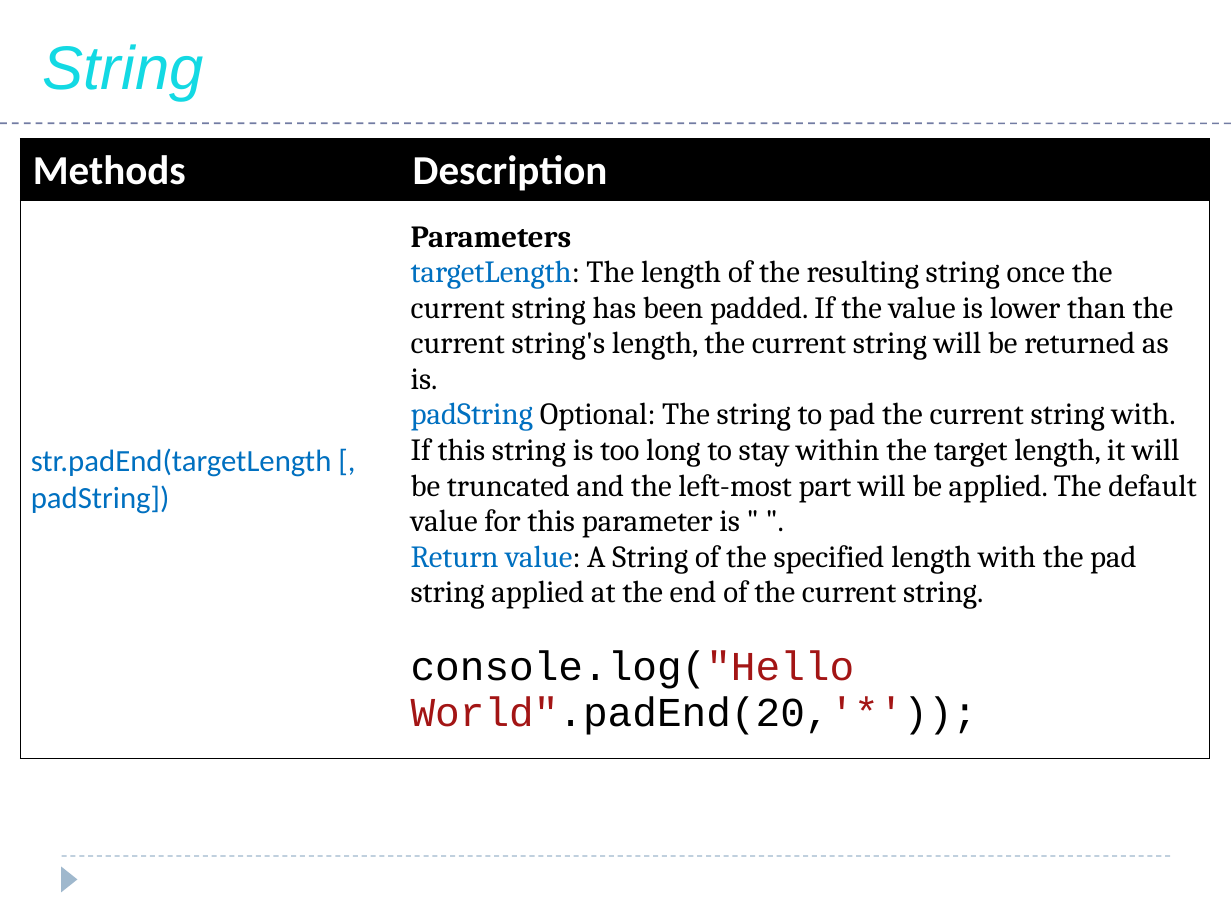
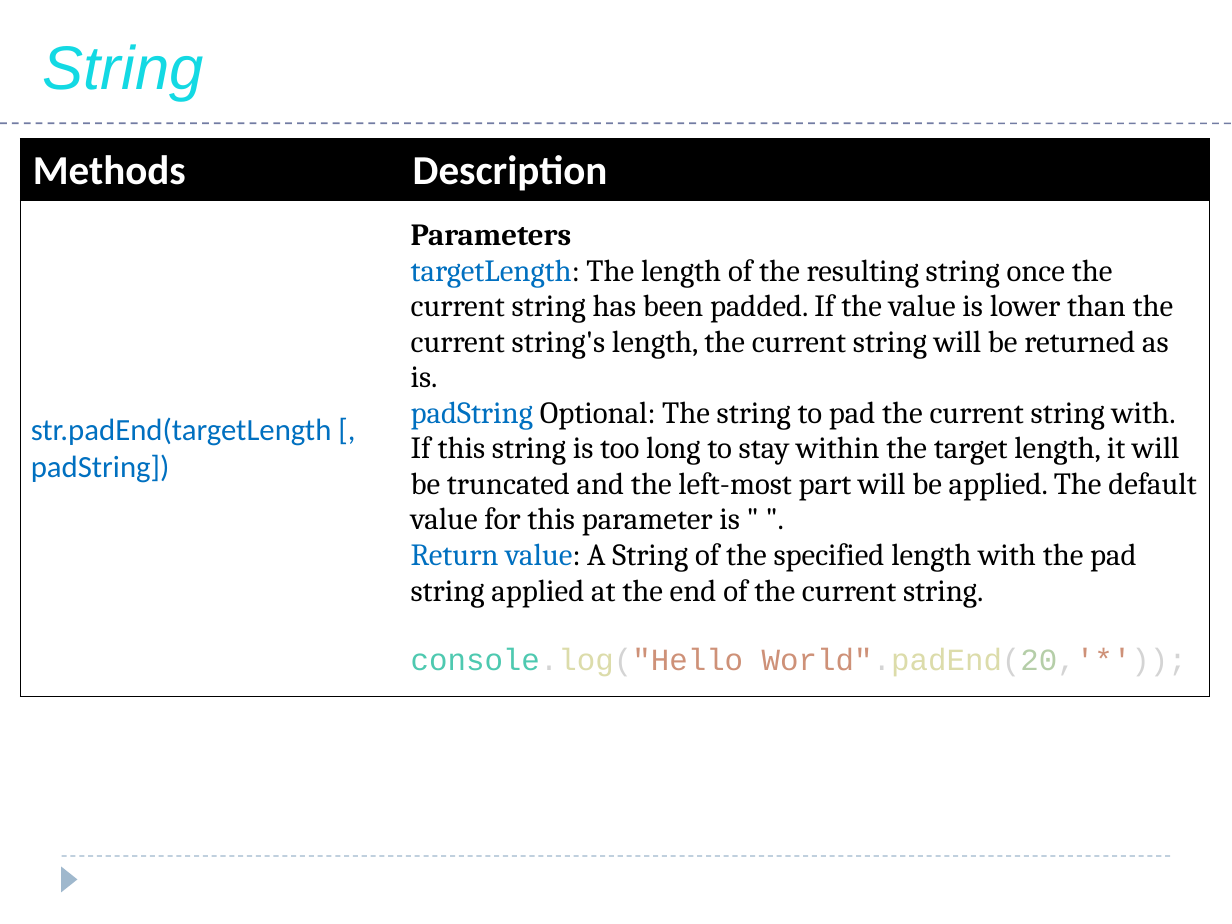
Before and after one commit to saleelgithub/PPTs, a slide deck: slide 106 of AWP PPT - JavaScript.pptx. Drawn at 1232x924 pixels with LibreOffice and Linux fonts; fonts in the diff are those of the drawing. Boxes give left, top, right and bottom in pixels: in the first picture for what was removed or moved away, otherwise in the second. Text is boxed around its words. In the diff, an @@ line names an element or a change of style, - is before the commit and + after.

```diff
--- a/AWP PPT - JavaScript.pptx
+++ b/AWP PPT - JavaScript.pptx
@@ table at bbox=[21, 139, 1209, 685] @@
@@ size 24 to 18 pt, text colour #000000 to #D4D4D4, text colour #000000 to #DCDCAA, text colour #A31515 to #CE9178 in "console.log("Hello World".padEnd(20,'*'));" @@
@@ text colour #000000 to #4EC9B0 in "console.log("Hello" @@
@@ text colour #000000 to #B5CEA8 in "World".padEnd(20,'*'));" @@
```
Also in this commit, not shown: 66 other slides changed, 8 slides added.
